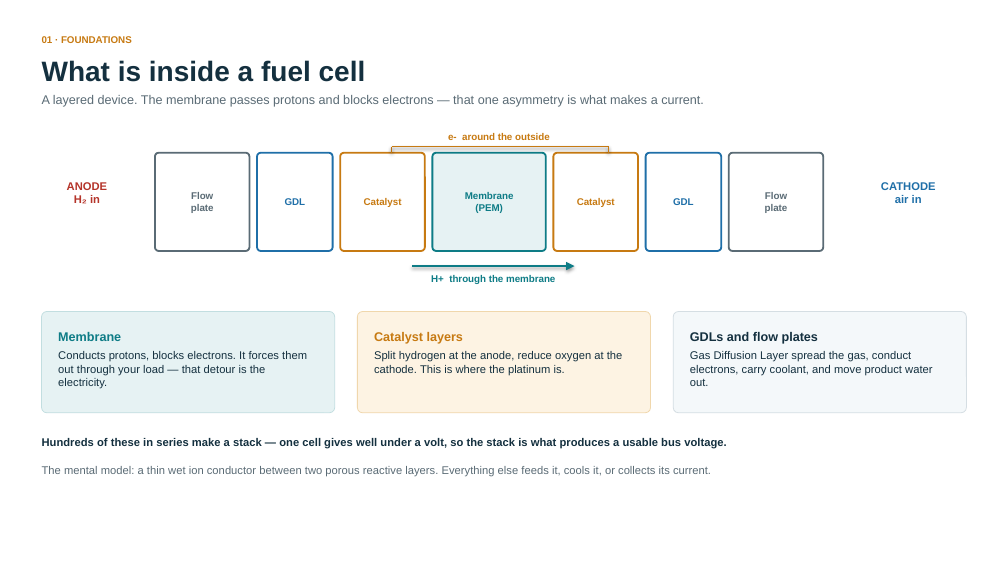
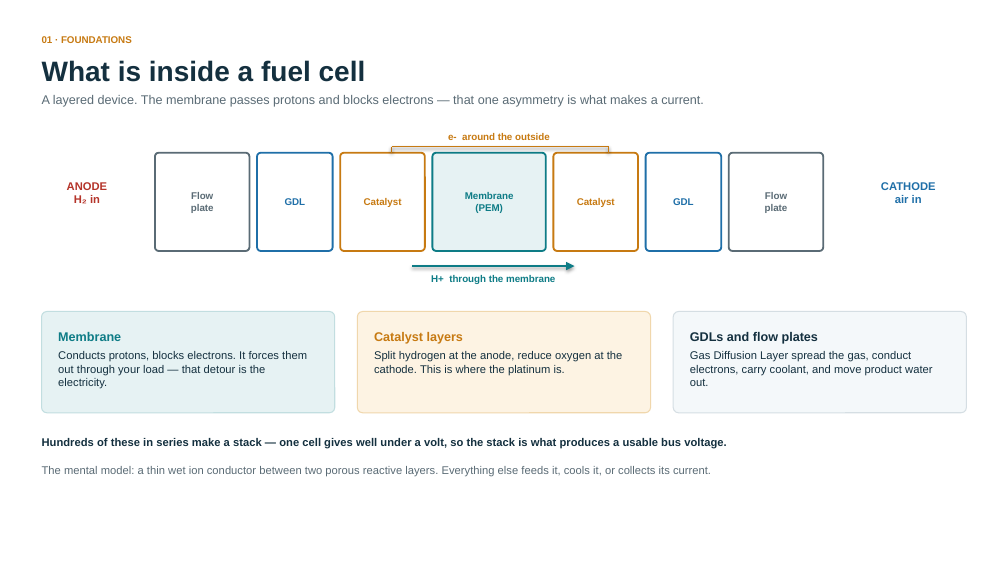
Before and after one commit to samugupt/SFC_Interview_Tasks, a slide deck: slide 2 of SFC_Task1_FuelCell_finalppt.pptx. Drawn at 1008x567 pixels with LibreOffice and Linux fonts; fonts in the diff are those of the drawing. Boxes give left, top, right and bottom in pixels: in the first picture for what was removed or moved away, otherwise in the second. Text is boxed around its words. In the diff, an @@ line names an element or a change of style, - is before the commit and + after.

```diff
--- a/SFC_Task1_FuelCell_finalppt.pptx
+++ b/SFC_Task1_FuelCell_finalppt.pptx
@@ rounded rectangle at box(41, 311, 335, 412): outline #C2DEE0 0.56 pt to #C2DEE0 0.75 pt @@
@@ rounded rectangle at box(358, 311, 651, 412): outline #F0D7AC 0.56 pt to #F0D7AC 0.75 pt @@
```
Also in this commit, not shown: 13 other slides changed, 4 slides added.
